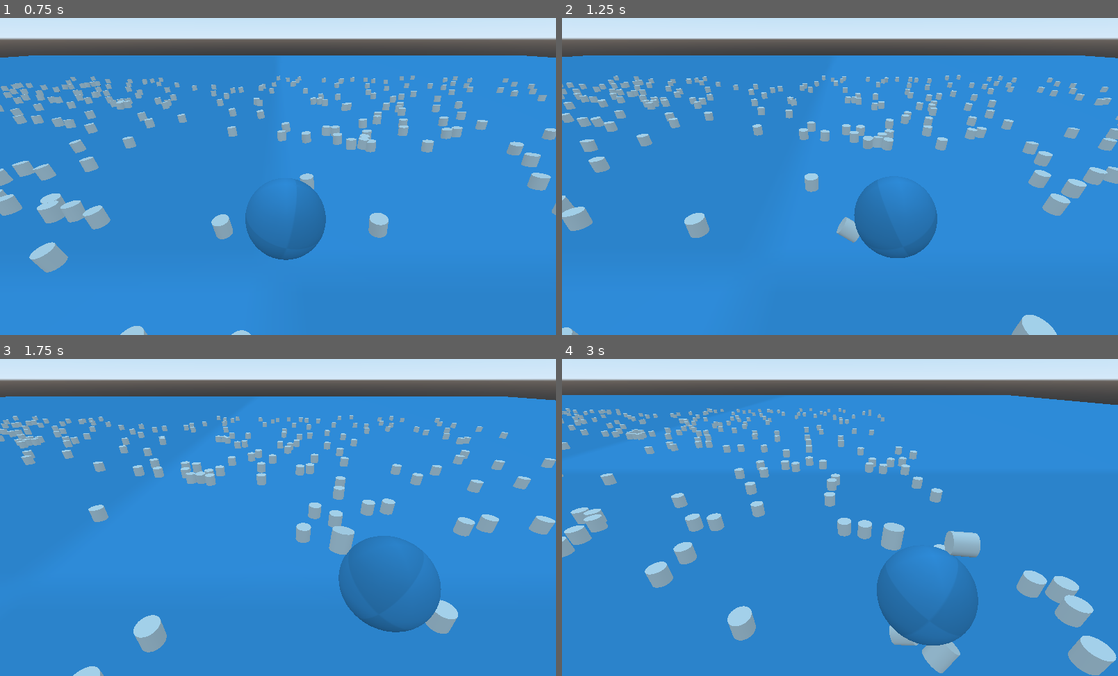
Above: before the commit, frames 1-4 (two rows, left to right).
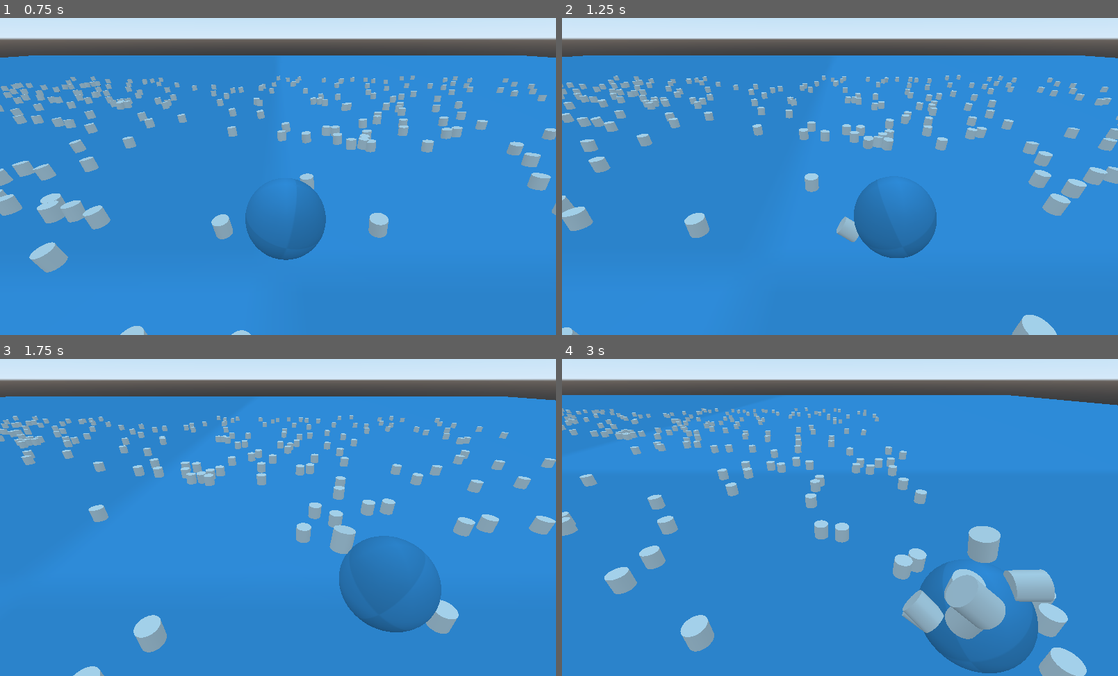
Above: after the commit, the same moments.

Repository: seasick/wgj-snowball
Game: Godot game, scene res://Playground.tscn
Two runs of this game, one before a commit and one after it. Both use one fixed random seed, a clock stepped at 60 frames per second and the inputs below.
Inputs:
- Up to frame 1 (0.75 s): hold D (right) from 0.53 s (still down)
- Up to frame 2 (1.25 s): keep holding D (right)
- Up to frame 3 (1.75 s): release D (right) at 1.28 s; hold S (back) from 1.28 s (still down)
- Up to frame 4 (3 s): release S (back) at 2.03 s; hold D (right) 2.03-2.78 s; hold W (forward) from 2.78 s (still down)

Frame 1 is identical in both runs. In frame 2, 0.2% of the frame differs, in the area x 0-100%, y 18-100%; in frame 3, 0.2%; in frame 4, 18%, in the area x 0-100%, y 12-100%.

Commit message:
feat: only pickup objects which are close to the core

Diff:
--- a/Ball.gd
+++ b/Ball.gd
@@ -12,11 +12,7 @@
 	# so that it doesn't rotate as the ball rolls
 	$GroundCheck.set_as_toplevel(true)
 
-	# Enable collision monitoring
-	set_contact_monitor(true)
-	set_max_contacts_reported(40000)
-	# TODO Without a large value for `set_max_contacts_reported` above , things will stop sticking
-	# to the  ball. There has to be a better way.
+	EventBus.subscribe("sticked", self, "_on_EventBus_sticked")
 
 
 func _physics_process(delta):
@@ -44,3 +40,8 @@
 			angular_velocity.z += rolling_force*delta
 		elif Input.is_action_pressed("right"):
 			angular_velocity.z -= rolling_force*delta
+
+func _on_EventBus_sticked(_value):
+	# Increase the scale of the "PickableDecider"
+	$PickableDecider.get_child(0).scale *= 1.025
+	$PickableDecider.get_child(1).scale *= 1.025 # and its debbugging view
--- a/Ball.tscn
+++ b/Ball.tscn
@@ -1,7 +1,8 @@
-[gd_scene load_steps=7 format=2]
+[gd_scene load_steps=11 format=2]
 
 [ext_resource path="res://Ball.gd" type="Script" id=1]
 [ext_resource path="res://background_blue.png" type="Texture" id=2]
+[ext_resource path="res://SetPickable.gd" type="Script" id=3]
 
 [sub_resource type="PhysicsMaterial" id=3]
 friction = 10.0
@@ -14,6 +15,14 @@
 albedo_texture = ExtResource( 2 )
 
 [sub_resource type="SphereShape" id=2]
+
+[sub_resource type="SphereShape" id=5]
+
+[sub_resource type="SphereMesh" id=6]
+
+[sub_resource type="SpatialMaterial" id=7]
+flags_transparent = true
+albedo_color = Color( 1, 1, 1, 0.501961 )
 
 [node name="Ball" type="RigidBody"]
 mass = 34.95
@@ -40,4 +49,15 @@
 enabled = true
 cast_to = Vector3( 0, -1.5, 0 )
 
-[connection signal="body_entered" from="." to="." method="_on_Ball_body_entered"]
+[node name="PickableDecider" type="Area" parent="."]
+script = ExtResource( 3 )
+
+[node name="CollisionShape" type="CollisionShape" parent="PickableDecider"]
+transform = Transform( 2, 0, 0, 0, 2, 0, 0, 0, 2, 0, 0, 0 )
+shape = SubResource( 5 )
+
+[node name="MeshInstanceForDebugging" type="MeshInstance" parent="PickableDecider"]
+transform = Transform( 2, 0, 0, 0, 2, 0, 0, 0, 2, 0, 0, 0 )
+visible = false
+mesh = SubResource( 6 )
+material/0 = SubResource( 7 )
--- a/PlaygroundObject.tscn
+++ b/PlaygroundObject.tscn
@@ -8,7 +8,7 @@
 
 [sub_resource type="CylinderMesh" id=3]
 
-[node name="PlaygroundObject" type="RigidBody" groups=["pickable"]]
+[node name="PlaygroundObject" type="RigidBody" groups=["pickable_candidate"]]
 mass = 1.39
 physics_material_override = SubResource( 1 )
 
--- /dev/null
+++ b/SetPickable.gd
@@ -0,0 +1,18 @@
+extends Area
+
+
+# Called when the node enters the scene tree for the first time.
+func _ready():
+	if connect("body_entered", self, "_on_Area_body_entered") != OK:
+		print("error connecting SetPickable enter handler")
+	if connect("body_exited", self, "_on_Area_body_exited") != OK:
+		print("error connecting SetPickable exit handler")
+
+
+func _on_Area_body_entered(body):
+	if body.is_in_group("pickable_candidate"):
+		body.add_to_group("pickable")
+
+func _on_Area_body_exited(body):
+	if body.is_in_group("pickable_candidate"):
+		body.remove_from_group("pickable")
--- a/StickToMe.gd
+++ b/StickToMe.gd
@@ -1,10 +1,4 @@
 extends RigidBody
-
-
-# Declare member variables here. Examples:
-# var a = 2
-# var b = "text"
-
 
 # Called when the node enters the scene tree for the first time.
 func _ready():
@@ -13,16 +7,19 @@
 	# TODO Without a large value for `set_max_contacts_reported` above , things will stop sticking
 	# to the  ball. There has to be a better way.
 
-	connect("body_entered", self, "_on_StickToMe_body_entered")
+	var error = connect("body_entered", self, "_on_StickToMe_body_entered")
+
+	if error:
+		print("error in StickToMe connection", error)
 
 
 func _on_StickToMe_body_entered(body):
 
 	if body.is_in_group("pickable"):
-		# TODO Check if the object is small enough to be picked up
 
 		# Remove the group so it cannot be picked up again, because it is already sticking, duh.
 		body.remove_from_group("pickable")
+		body.remove_from_group("pickable_candidate")
 
 		var temp = body.get_global_transform()
 
@@ -34,3 +31,5 @@
 		# Add sticking script to collider, so other things will stick to it
 		body.set_script(load("res://StickToMe.gd"))
 		body._ready()
+
+		EventBus.publish("sticked", body)
